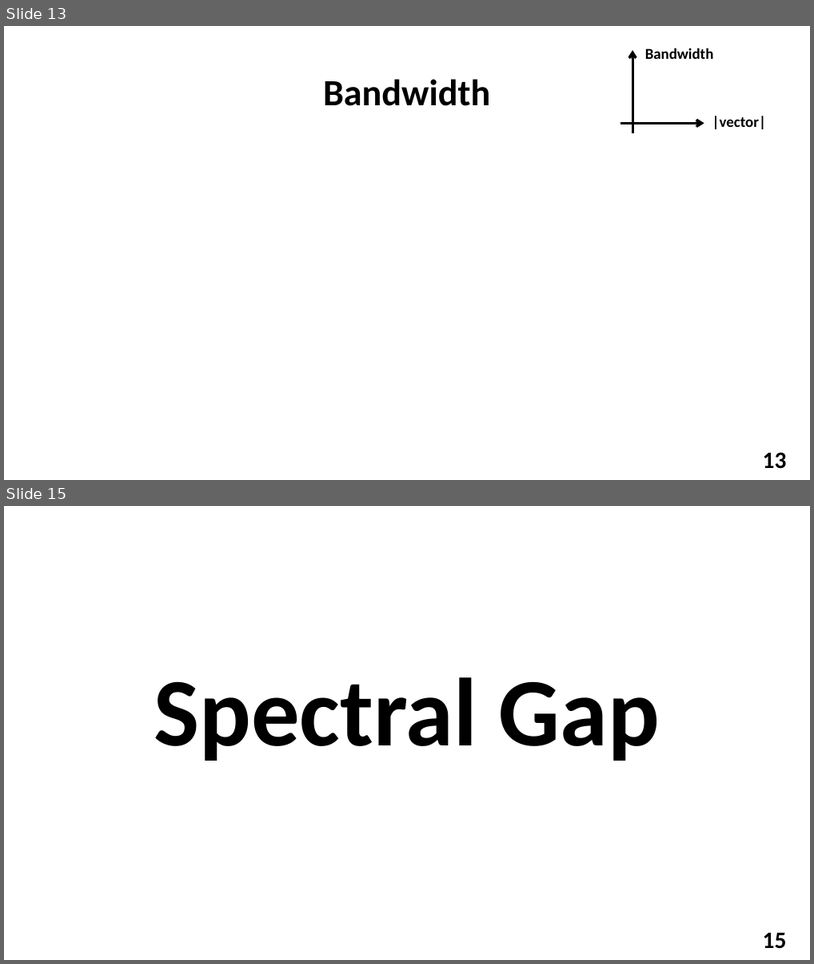
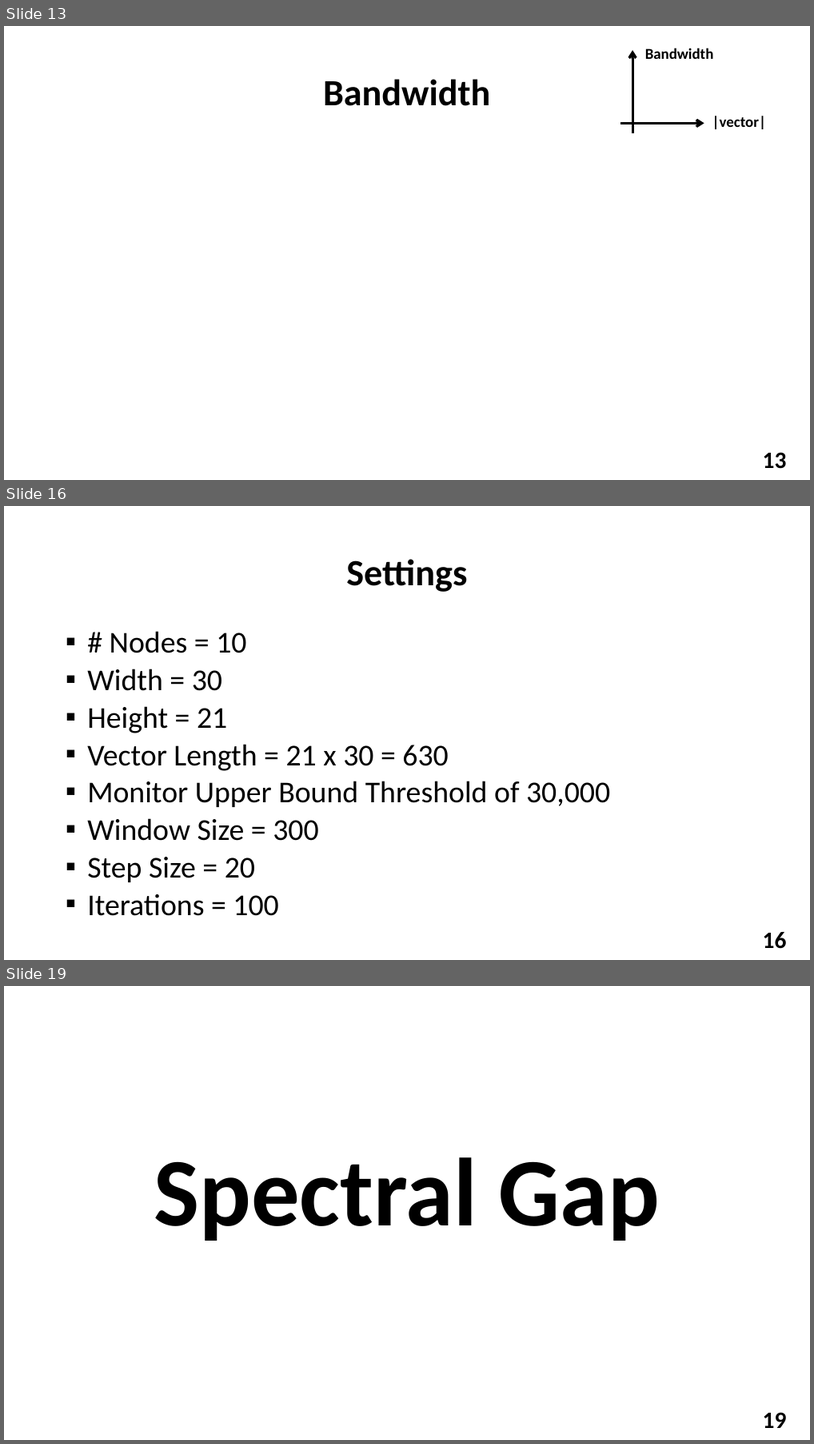
Before and after one commit to YuvalAlf/Distributed-Monitoring, a slide deck: Distributed Monitoring Results Nov 2018.pptx. Shown one above the other, each under a label of ours: slides 13 and 15 before the commit, slides 13, 16 and 19 after it; the slides between them are not shown. The pictures are 814x964 and 814x1444 pixels, drawn with LibreOffice and Linux fonts; fonts in the diff are those of the drawing; background and template pictures are left out. Boxes give left, top, right and bottom in pixels: in the first picture for what was removed or moved away, otherwise in the second. Text is boxed around its words. In the diff, an @@ line names an element or a change of style, - is before the commit and + after.

```diff
--- a/Distributed Monitoring Results Nov 2018.pptx
+++ b/Distributed Monitoring Results Nov 2018.pptx
@@ slide 16 added at box(4, 506, 810, 960), background picture (left out); not listed: 1 template element that a slide beside it also shows @@
@@ title added at box(346, 559, 467, 592), 44 pt, text #000000, bold @@
+Settings
@@ text added at box(87, 631, 610, 916), 36 pt, text #000000 @@
+▪ # Nodes = 10
+▪ Width = 30
+▪ Height = 21
+▪ Vector Length = 21 x 30 = 630
+▪ Monitor Upper Bound Threshold of 30,000
+▪ Window Size = 300
+▪ Step Size = 20
+▪ Iterations = 100
@@ what was slide 15 is now slide 19 @@
@@ page number at box(763, 1412, 787, 1428): text changed @@
-15
+19
```
Also in this commit, not shown: 3 slides changed, 3 other slides added.
